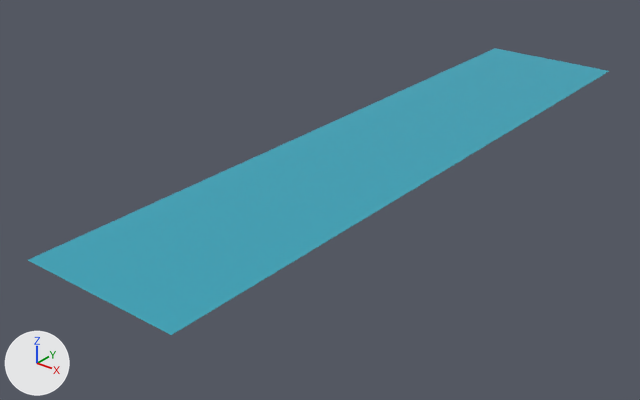
The Blender file frontend/public/models/Nature/Scene/SPW_Nature_Water_Front/SPW_Nature_Water_Front.blend, before and after one commit.
The view is the same before and after, from a 50 mm camera at (121.2, -180.1, 88.1) aimed at (-7.3, -19.5, -11.4). Arrows for +X, +Y and +Z are at lower left; the lights stay in place. The first picture is the older version.

The scene before the commit, as lines of its bpy script (objects in view):
```python
me_plane_009 = bpy.data.meshes.new('Plane.009')
me_plane_009.from_pydata(...)  # 4 vertices, 2 faces; spans x -10.0..10.0, y 0.0, z -10.0..10.0
me_plane_009.materials.append(mat_spw_natures_02)  # picture img_spw_natures_02
ob_spw_terrain_water = bpy.data.objects.new('SPW_Terrain_Water', me_plane_009)
ob_spw_terrain_water.location = (0.0, 0.0, 0.0)
ob_spw_terrain_water.rotation_euler = (1.571, 0.0, 0.0)  # degrees (90, 0, 0)
ob_spw_terrain_water.scale = (2.09, 0.608, 9.6)
```
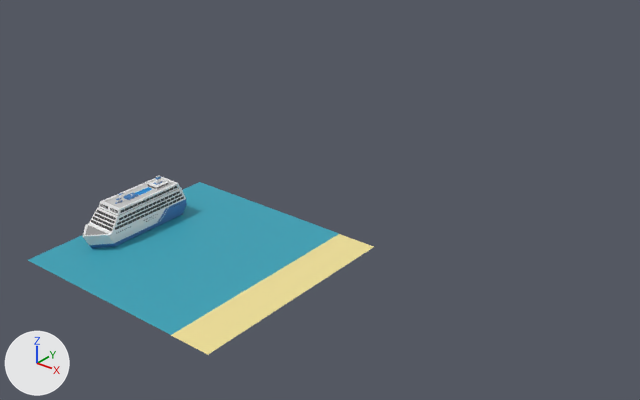
The newer file is also rescaled (x3.344), turned or shifted as a whole; pictures and numbers use the older file's frame.

Boxes (x1, y1, x2, y2) around the edits, measured in the pictures (640 x 400 px):
```json
{"object": "SPW_Terrain_Water", "change": "moved, rescaled", "before": [28, 48, 609, 335], "after": [28, 182, 339, 335], "on screen": "46% narrower, 47% shorter"}
{"object": "SPW_Terrain_Sand_Flat", "change": "added", "after": [171, 234, 373, 354], "on screen": "beige"}
{"object": "SPW_Vehicle_Water_Passenger Ship_Color01.003", "change": "added", "after": [83, 175, 187, 249]}
```

Edits to the scene script, one JSON object a line:
```json
{"op": "add", "block": "img_spw_natures_02_png", "code": ["img_spw_natures_02_png = load_image('SPW_Natures_02.png', 'gltf_model/SPW_Natures_02.png', 512, 512, 'sRGB')"]}
{"op": "add", "block": "img_spw_vehicle_water_passenger_ship_color01_png", "code": ["img_spw_vehicle_water_passenger_ship_color01_png = load_image('SPW_Vehicle_Water_Passenger Ship_Color01.png', '_unpacked/SPW_Vehicle_Water_Passenger_Ship_Color01.png', 512, 512, 'sRGB')"]}
{"op": "add", "block": "mat_spw_natures_02_001", "code": ["mat_spw_natures_02_001 = principled_material('SPW_Natures_02.001')", "mat_spw_natures_02_001.texture = img_spw_natures_02_png", "mat_spw_natures_02_001.roughness = 0.553", "mat_spw_natures_02_001.specular_ior_level = 1.0", "mat_spw_natures_02_001.specular_tint = (0.2, 0.2, 0.2)  # grey #7c7c7c"]}
{"op": "add", "block": "mat_spw_vehicle_water_passenger_ship_color01", "code": ["mat_spw_vehicle_water_passenger_ship_color01 = principled_material('SPW_Vehicle_Water_Passenger Ship_Color01')", "mat_spw_vehicle_water_passenger_ship_color01.texture = img_spw_vehicle_water_passenger_ship_color01_png  # with its transparency", "mat_spw_vehicle_water_passenger_ship_color01.roughness = 0.69"]}
{"op": "add", "block": "me_plane_001", "code": ["me_plane_001 = bpy.data.meshes.new('Plane.001')", "me_plane_001.from_pydata(...)  # 4 vertices, 1 face; spans x -10.0..10.0, y 0.0, z -10.0..10.0", "me_plane_001.materials.append(mat_spw_natures_02_001)  # picture img_spw_natures_02_png"]}
{"op": "add", "block": "me_cube_5330", "code": ["me_cube_5330 = bpy.data.meshes.new('Cube.5330')", "me_cube_5330.from_pydata(...)  # 164 vertices, 137 faces; spans x -6.0..6.0, y 0.0..15.9, z -17.4..24.6", "me_cube_5330.materials.append(mat_spw_vehicle_water_passenger_ship_color01)  # picture img_spw_vehicle_water_passenger_ship_color01_png"]}
{"op": "set", "path": "ob_spw_terrain_water.location", "old": "(0.0, 0.0, 0.0)", "new": "(0.0, -72.0, 0.0)"}
{"op": "set", "path": "ob_spw_terrain_water.scale", "old": "(2.09, 0.608, 9.6)", "new": "(2.09, 0.182, 2.39)"}
{"op": "add", "block": "ob_spw_terrain_sand_flat", "code": ["ob_spw_terrain_sand_flat = bpy.data.objects.new('SPW_Terrain_Sand_Flat', me_plane_001)", "ob_spw_terrain_sand_flat.location = (25.4, -72.1, 0.0)", "ob_spw_terrain_sand_flat.rotation_euler = (1.571, 0.0, 0.0)  # degrees (90, 0, 0)", "ob_spw_terrain_sand_flat.scale = (0.454, 0.299, 2.39)"]}
{"op": "add", "block": "ob_spw_vehicle_water_passenger_ship_color01_003", "code": ["ob_spw_vehicle_water_passenger_ship_color01_003 = bpy.data.objects.new('SPW_Vehicle_Water_Passenger Ship_Color01.003', me_cube_5330)", "ob_spw_vehicle_water_passenger_ship_color01_003.location = (-14.6, -72.1, 0.1)", "ob_spw_vehicle_water_passenger_ship_color01_003.rotation_euler = (1.571, 0.0, 0.0)  # degrees (90, 0, 0)", "ob_spw_vehicle_water_passenger_ship_color01_003.scale = (0.598, 0.598, 0.598)"]}
```
